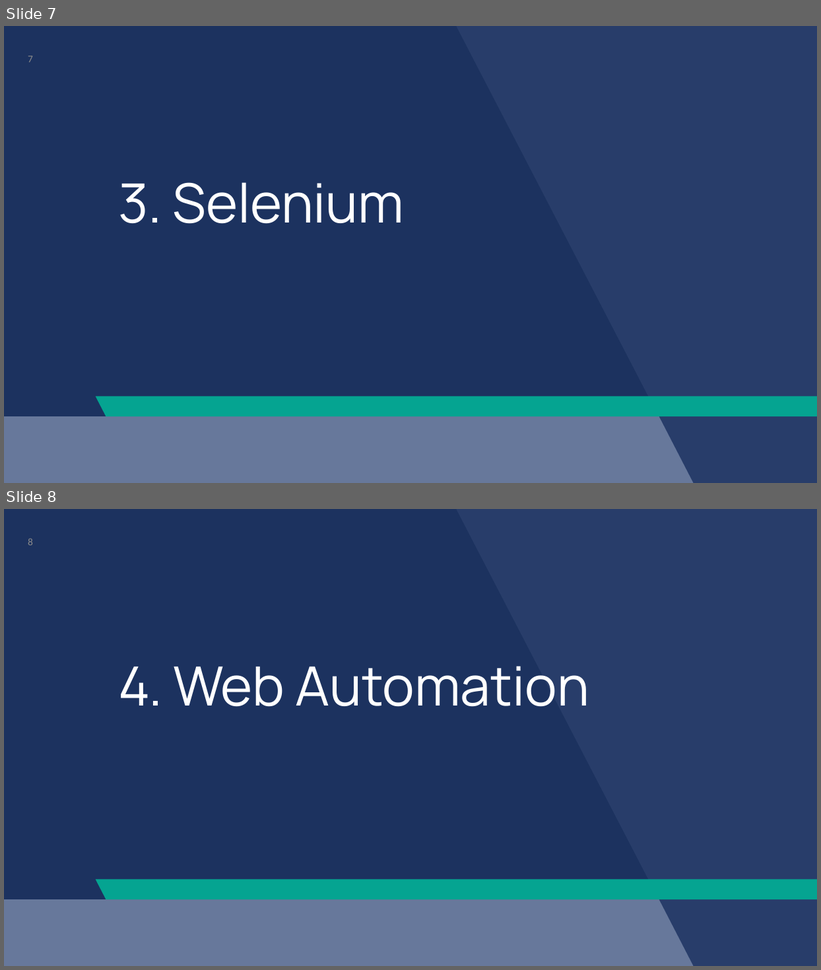
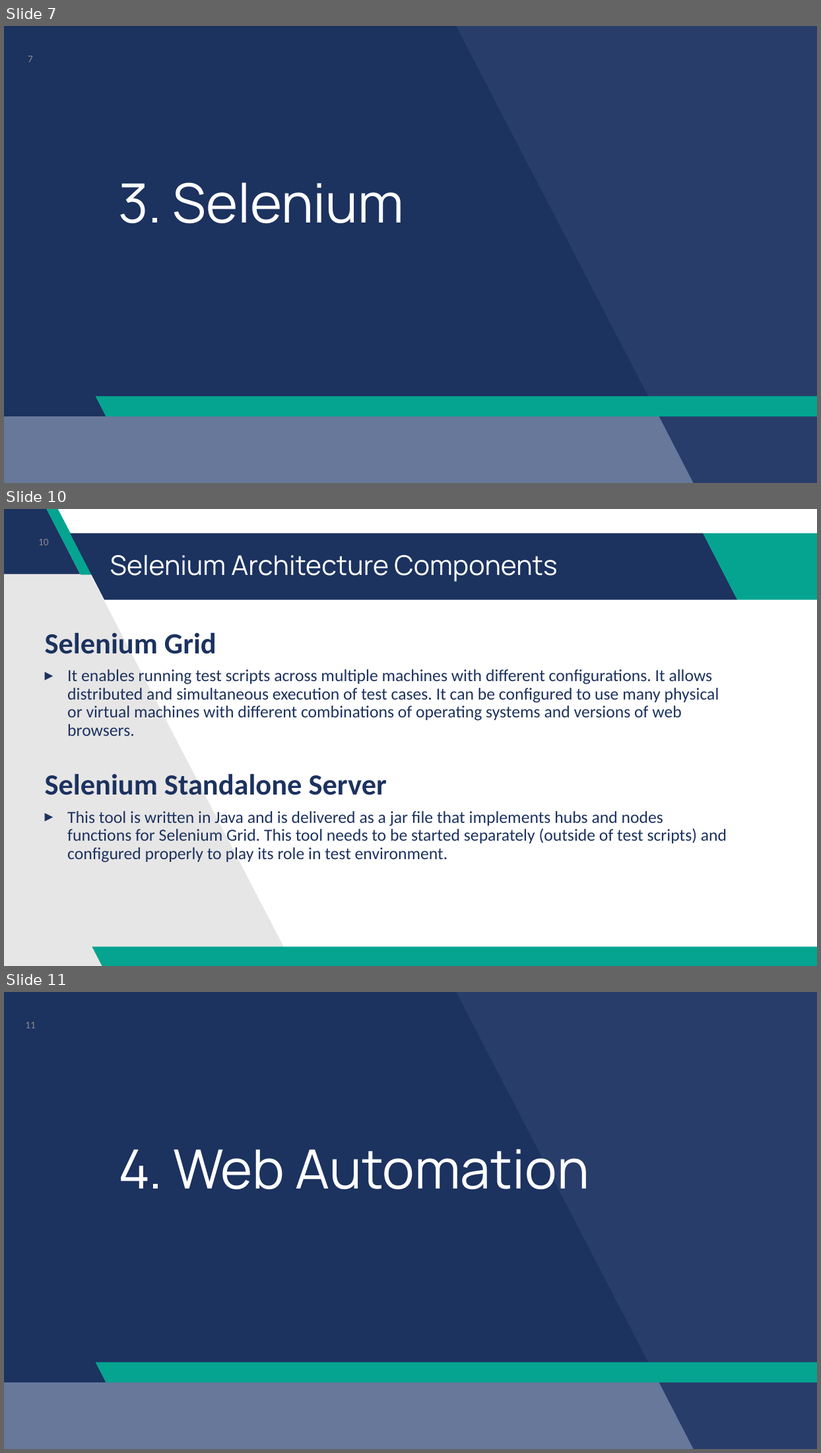
Before and after one commit to VnVBootcamp/from_zero_to_hero_vnv_bootcamp, a slide deck: Test Automation Bootcamp.pptx. Shown one above the other, each under a label of ours: slides 7 and 8 before the commit, slides 7, 10 and 11 after it; the slides between them are not shown. The pictures are 821x970 and 821x1453 pixels, drawn with LibreOffice and Linux fonts; fonts in the diff are those of the drawing. Boxes give left, top, right and bottom in pixels: in the first picture for what was removed or moved away, otherwise in the second. Text is boxed around its words. In the diff, an @@ line names an element or a change of style, - is before the commit and + after.

```diff
--- a/Test Automation Bootcamp.pptx
+++ b/Test Automation Bootcamp.pptx
@@ slide 10 added at (4,509,817,966), background #FFFFFF @@
@@ page number added at (38,539,49,545), 12 pt, text #8C8C8C @@
+10
@@ title added at (110,555,557,582), 32 pt, text #FFFFFF @@
+Selenium Architecture Components
@@ text added at (45,633,727,863), 20 pt, text #1C325F @@
+Selenium Grid
+▸ It enables running test scripts across multiple machines with different configurations. It allows distributed and simultaneous execution of test cases. It can be configured to use many physical or virtual machines with different combinations of operating systems and versions of web browsers.
+Selenium Standalone Server
+▸ This tool is written in Java and is delivered as a jar file that implements hubs and nodes functions for Selenium Grid. This tool needs to be started separately (outside of test scripts) and configured properly to play its role in test environment.
@@ group added at (4,509,817,966): 5 parallelograms, 1 freeform shape @@
@@ what was slide 8 is now slide 11 @@
@@ page number at (25,1022,36,1028): text changed @@
-8
+11
```
Also in this commit, not shown: 2 other slides added.
